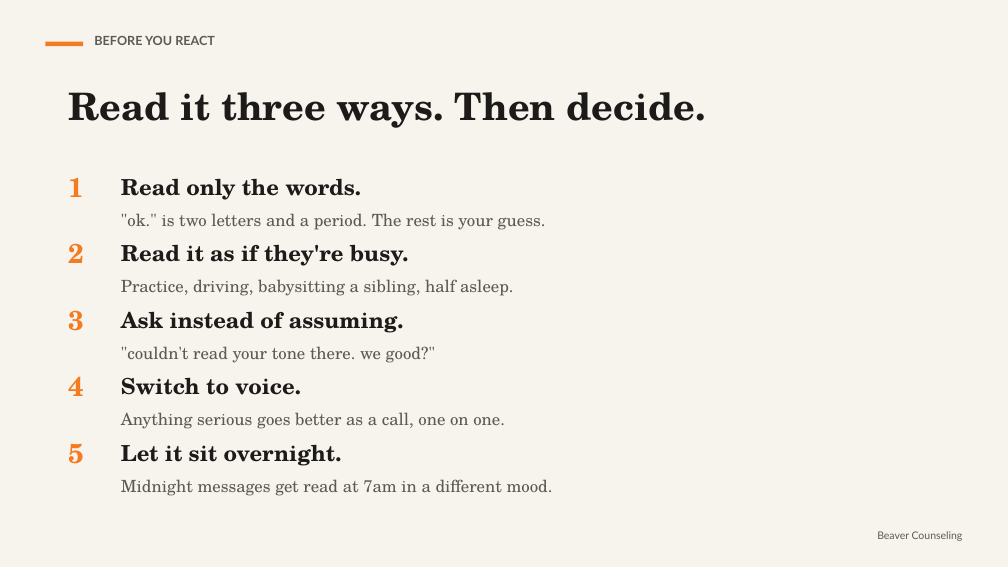
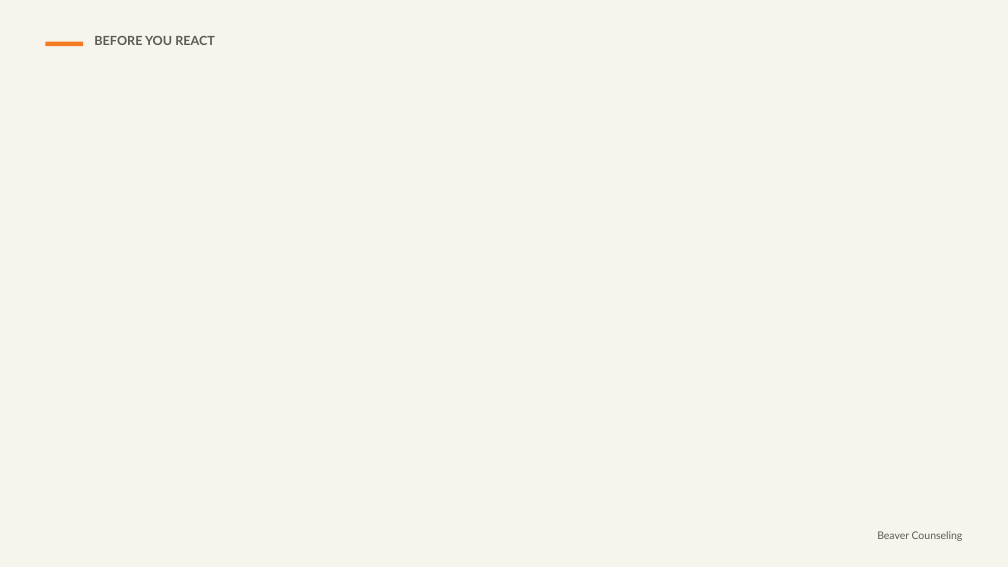
Before and after one commit to rmwtoolkit/bcds-toolkit, a slide deck: slide 7 of decks/group-chat-drama-lesson-v2.pptx (slide 6 before the commit). Drawn at 1008x567 pixels with LibreOffice and Linux fonts; fonts in the diff are those of the drawing; background and template pictures are left out. Boxes give left, top, right and bottom in pixels: in the first picture for what was removed or moved away, otherwise in the second. Text is boxed around its words. In the diff, an @@ line names an element or a change of style, - is before the commit and + after.

```diff
--- a/decks/group-chat-drama-lesson-v2.pptx
+++ b/decks/group-chat-drama-lesson-v2.pptx
@@ text removed at [68, 92, 706, 128] @@
-Read it three ways. Then decide.
@@ text removed at [68, 177, 84, 197] @@
-1
@@ text removed at [121, 178, 546, 230] @@
-Read only the words.
-"ok." is two letters and a period. The rest is your guess.
@@ text removed at [68, 243, 84, 263] @@
-2
@@ text removed at [121, 244, 513, 296] @@
-Read it as if they're busy.
-Practice, driving, babysitting a sibling, half asleep.
@@ text removed at [68, 310, 84, 331] @@
-3
@@ text removed at [121, 311, 435, 363] @@
-Ask instead of assuming.
-"couldn't read your tone there. we good?"
@@ text removed at [68, 376, 84, 396] @@
-4
@@ text removed at [121, 377, 505, 429] @@
-Switch to voice.
-Anything serious goes better as a call, one on one.
@@ text removed at [68, 443, 84, 464] @@
-5
@@ text removed at [121, 444, 553, 496] @@
-Let it sit overnight.
-Midnight messages get read at 7am in a different mood.
```
Also in this commit, not shown: 11 other slides changed, 9 slides added, 2 slides removed, 12 other files.
